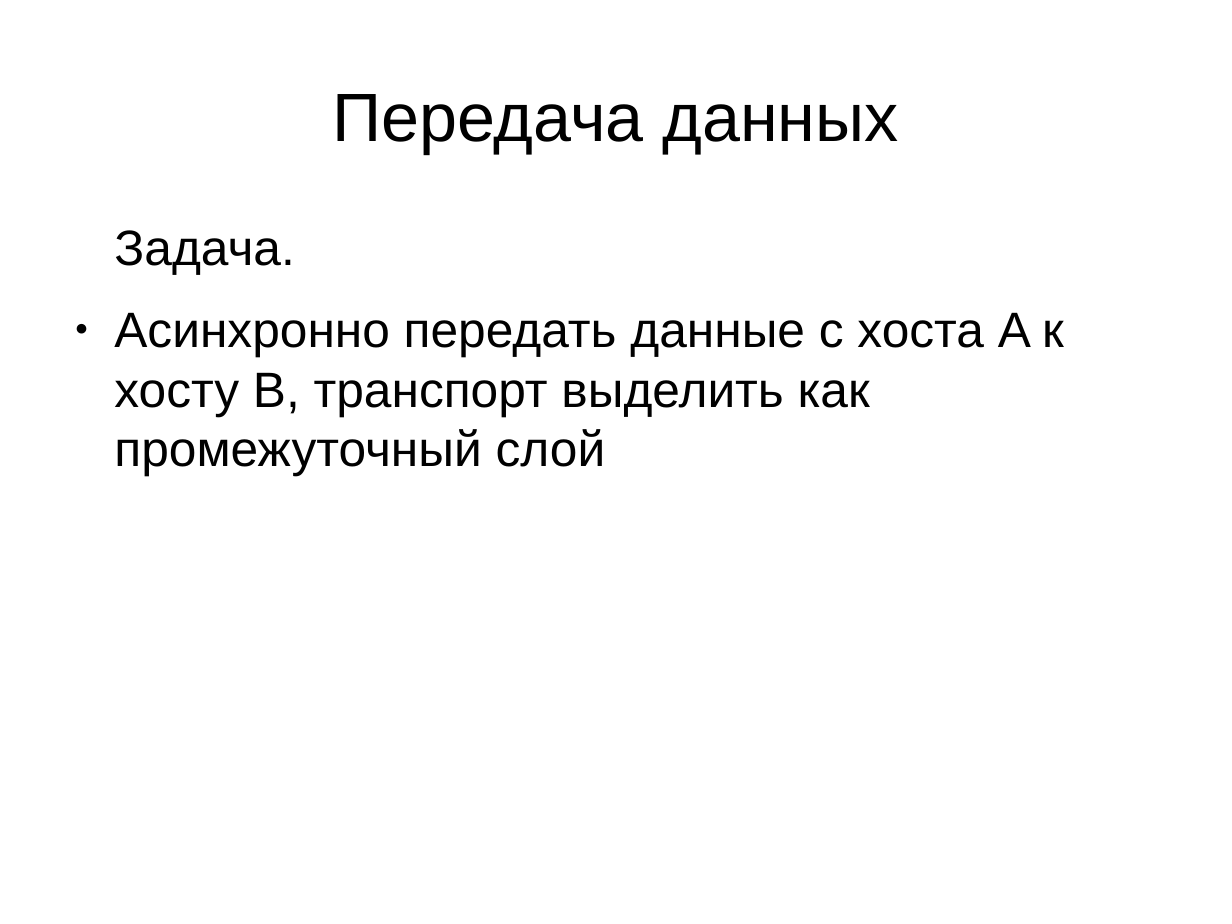
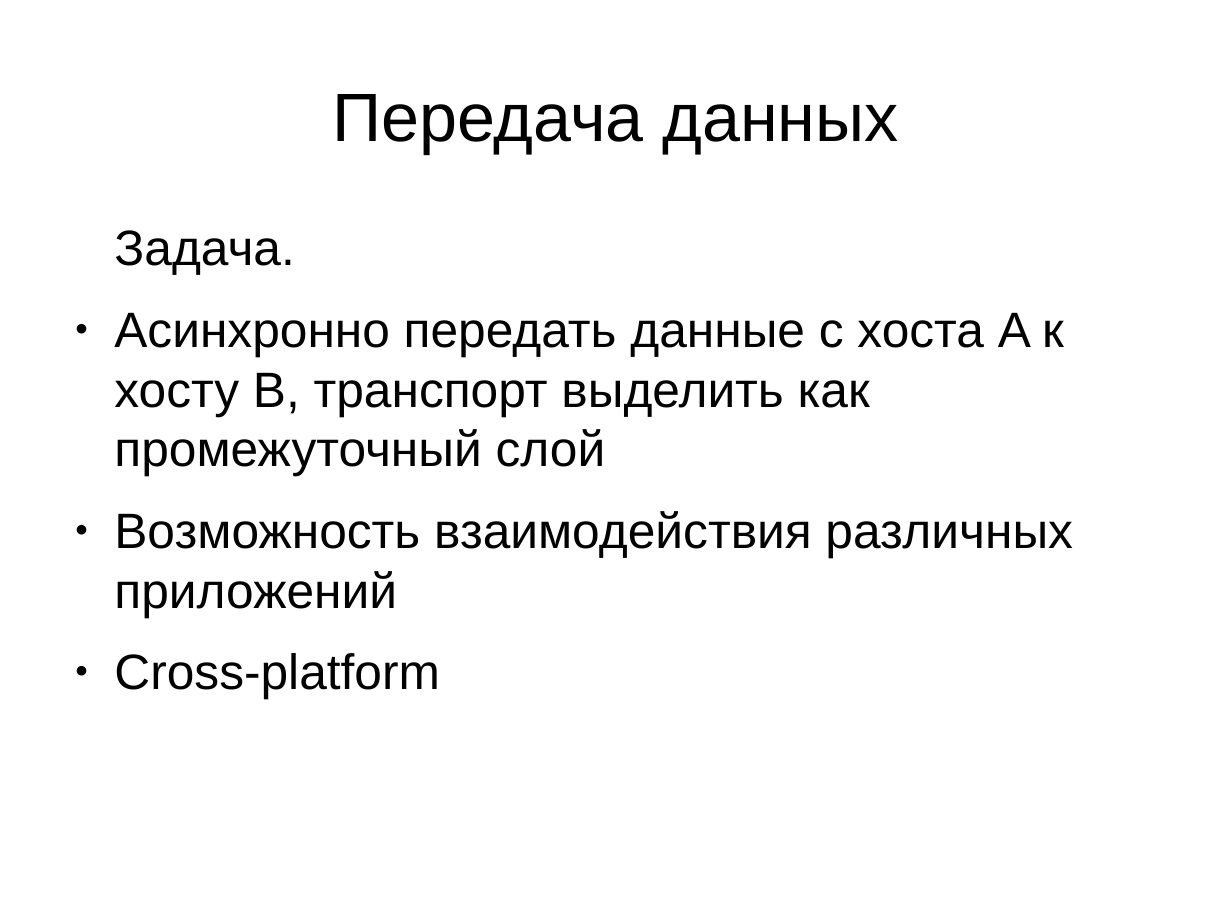
Before and after one commit to demonh1/wb, a slide deck: slide 2 of doc/iib_pr_for_eq.odp. Drawn at 1232x924 pixels with LibreOffice and Linux fonts; fonts in the diff are those of the drawing. Boxes give left, top, right and bottom in pixels: in the first picture for what was removed or moved away, otherwise in the second. Text is boxed around its words. In the diff, an @@ line names an element or a change of style, - is before the commit and + after.

Commit message:
change slide 2

```diff
--- a/doc/iib_pr_for_eq.odp
+++ b/doc/iib_pr_for_eq.odp
@@ text at [114,511,1073,699]: paragraphs added @@
+● Возможность взаимодействия различных приложений
+● Cross-platform
```
